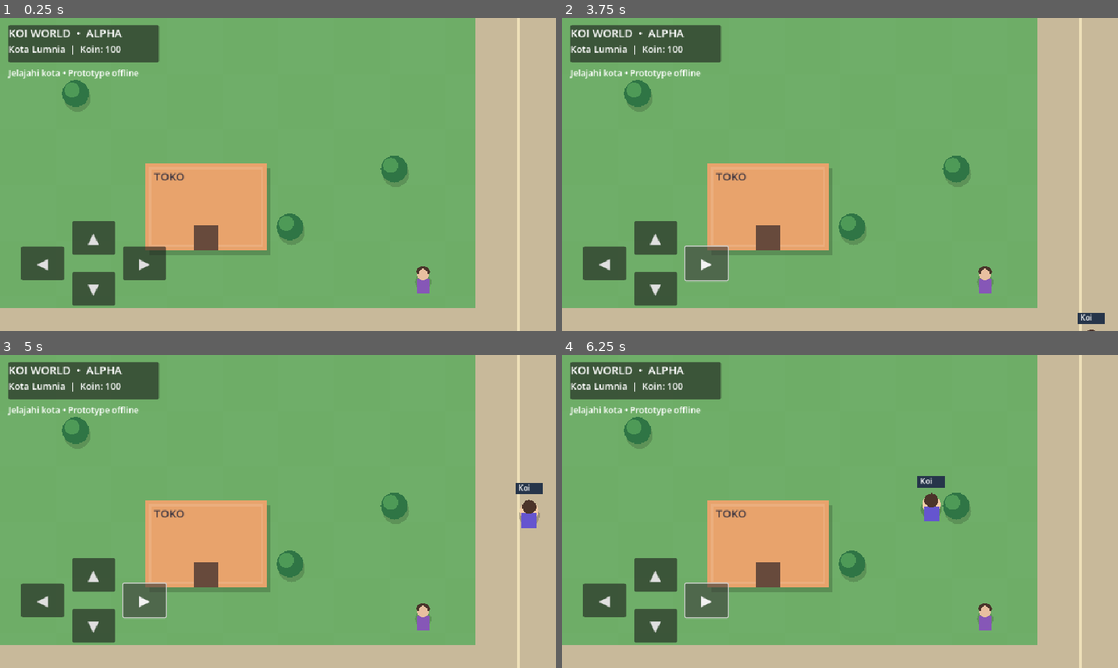
Above: before the commit, frames 1-4 (two rows, left to right).
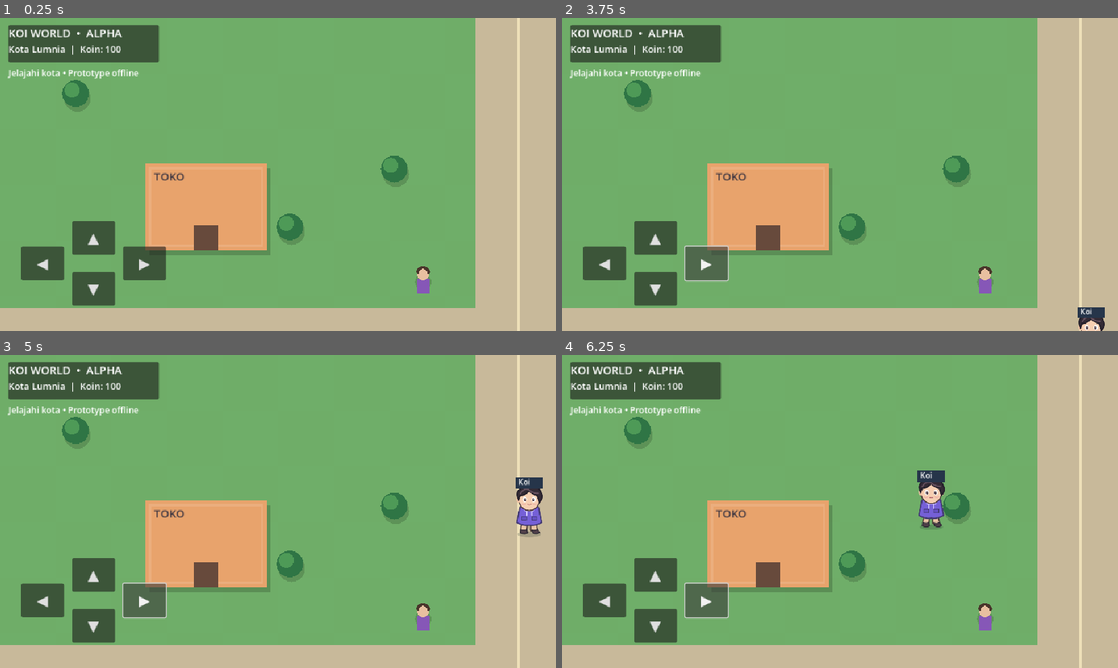
Above: after the commit, the same moments.

Repository: koi-v2/Worldwar
Game: Godot game, scene res://scenes/main.tscn
Two runs of this game, one before a commit and one after it. Both use one fixed random seed, a clock stepped at 60 frames per second and the inputs below.
Inputs:
- Up to frame 1 (0.25 s): no input
- Up to frame 2 (3.75 s): click "▲" at 0.5 s; click "▼" at 1.25 s; click "◀" at 2 s; click "▶" at 2.75 s; tap Enter at 3.5 s; hold Up from 3.53 s (still down)
- Up to frame 3 (5 s): keep holding Up
- Up to frame 4 (6.25 s): release Up at 5.03 s; hold Left from 5.03 s (still down)

The runs differ from the first frame. In frame 2, 0.3% of the frame differs, in the area x 92-98%, y 92-100%; in frame 3, 0.6%; in frame 4, 0.6%, in the area x 63-69%, y 36-56%.

Commit message:
Add illustrated Koi player character

Diff:
--- /dev/null
+++ b/aoi_native/assets/koi_character.svg
@@ -0,0 +1,11 @@
+<svg xmlns="http://www.w3.org/2000/svg" width="128" height="160" viewBox="0 0 128 160">
+<ellipse cx="64" cy="145" rx="34" ry="8" fill="#24362c" opacity=".22"/>
+<!-- legs and shoes --><path d="M43 112 L59 113 L57 137 L46 140 L39 132Z" fill="#e8c4a4" stroke="#47352f" stroke-width="3"/><path d="M68 112 L84 112 L88 133 L79 140 L68 134Z" fill="#e8c4a4" stroke="#47352f" stroke-width="3"/>
+<path d="M39 132 Q49 135 57 132 L59 141 Q51 147 38 141Z" fill="#51404a" stroke="#302b36" stroke-width="3"/><path d="M72 133 Q81 136 88 131 L94 140 Q85 147 74 141Z" fill="#51404a" stroke="#302b36" stroke-width="3"/>
+<!-- body hoodie --><path d="M37 67 Q64 54 91 67 L100 111 Q82 122 64 119 Q46 122 28 111Z" fill="#7560d7" stroke="#443b73" stroke-width="4"/><path d="M48 67 Q64 81 80 67 L78 80 L50 80Z" fill="#b6a6ff"/><path d="M57 76 L57 91 M71 76 L71 91" stroke="#d8d0ff" stroke-width="3" stroke-linecap="round"/><path d="M43 94 L56 94 L56 104 L43 104Z" fill="#6551c3" stroke="#443b73" stroke-width="2"/><path d="M72 94 L85 94 L85 104 L72 104Z" fill="#6551c3" stroke="#443b73" stroke-width="2"/>
+<!-- neck --><rect x="54" y="53" width="20" height="19" rx="7" fill="#f3c7a8"/>
+<!-- head --><ellipse cx="64" cy="42" rx="31" ry="35" fill="#f6cfb2" stroke="#4b3537" stroke-width="3"/>
+<!-- ears --><ellipse cx="33" cy="44" rx="6" ry="10" fill="#f2c4a5"/><ellipse cx="95" cy="44" rx="6" ry="10" fill="#f2c4a5"/>
+<!-- hair --><path d="M33 45 Q22 22 42 12 Q54 -2 70 9 Q92 5 99 27 Q107 38 94 53 L87 34 Q73 29 63 20 Q51 34 37 34Z" fill="#342b35" stroke="#241f2a" stroke-width="4"/><path d="M38 28 Q52 8 65 19 Q76 28 91 27" fill="none" stroke="#65505e" stroke-width="4" stroke-linecap="round"/>
+<!-- eyes --><ellipse cx="51" cy="45" rx="6" ry="8" fill="#fff"/><ellipse cx="77" cy="45" rx="6" ry="8" fill="#fff"/><ellipse cx="52" cy="46" rx="3.5" ry="5" fill="#4b3843"/><ellipse cx="76" cy="46" rx="3.5" ry="5" fill="#4b3843"/><circle cx="53" cy="44" r="1.5" fill="#fff"/><circle cx="77" cy="44" r="1.5" fill="#fff"/><path d="M59 59 Q64 62 69 59" fill="none" stroke="#b66d70" stroke-width="2" stroke-linecap="round"/><path d="M43 58 Q49 61 54 58 M74 58 Q79 61 85 58" stroke="#e8a0a0" stroke-width="3" opacity=".6" stroke-linecap="round"/>
+</svg>
--- a/aoi_native/scripts/main.gd
+++ b/aoi_native/scripts/main.gd
@@ -2,13 +2,18 @@
 
 const WORLD_SIZE := Vector2(1800, 1200)
 const PLAYER_SPEED := 230.0
+const KOI_TEXTURE_PATH := "res://assets/koi_character.svg"
 
 var player_position := Vector2(900, 600)
 var held_directions: Dictionary = {}
 var status_label: Label
-var move_buttons: Dictionary = {}
+var koi_texture: Texture2D
+var walk_time := 0.0
+var facing := "down"
 
 func _ready() -> void:
+	if ResourceLoader.exists(KOI_TEXTURE_PATH):
+		koi_texture = load(KOI_TEXTURE_PATH) as Texture2D
 	_build_hud()
 	queue_redraw()
 
@@ -24,46 +29,55 @@
 		direction.y += 1.0
 	if direction != Vector2.ZERO:
 		player_position += direction.normalized() * PLAYER_SPEED * delta
+		walk_time += delta
+		if absf(direction.x) > absf(direction.y):
+			facing = "right" if direction.x > 0 else "left"
+		else:
+			facing = "down" if direction.y > 0 else "up"
 	player_position.x = clampf(player_position.x, 30.0, WORLD_SIZE.x - 30.0)
 	player_position.y = clampf(player_position.y, 70.0, WORLD_SIZE.y - 30.0)
 	queue_redraw()
 
 func _draw() -> void:
-	# Grass base and simple walkable town blocks.
 	draw_rect(Rect2(Vector2.ZERO, WORLD_SIZE), Color("#6fae69"))
 	for x in range(0, int(WORLD_SIZE.x), 96):
 		for y in range(0, int(WORLD_SIZE.y), 96):
 			if ((x / 96) + (y / 96)) % 2 == 0:
-				draw_rect(Rect2(x, y, 96, 96), Color(0.43, 0.67, 0.39, 0.28))
-	# Main roads.
+				draw_rect(Rect2(x, y, 96, 96), Color(0.43, 0.67, 0.39, 0.18))
 	draw_rect(Rect2(0, 500, WORLD_SIZE.x, 120), Color("#c8b99a"))
 	draw_rect(Rect2(820, 0, 150, WORLD_SIZE.y), Color("#c8b99a"))
 	draw_rect(Rect2(0, 548, WORLD_SIZE.x, 5), Color("#eee0b8"))
 	draw_rect(Rect2(892, 0, 5, WORLD_SIZE.y), Color("#eee0b8"))
-	# Buildings, parks and a pond.
 	_draw_building(Vector2(250, 250), Vector2(210, 150), Color("#e8a36c"), "TOKO")
 	_draw_building(Vector2(1190, 240), Vector2(240, 170), Color("#d98787"), "RUMAH")
 	_draw_building(Vector2(300, 760), Vector2(260, 180), Color("#7fa8dc"), "KAFE")
 	_draw_building(Vector2(1210, 780), Vector2(220, 160), Color("#d8bf73"), "TOKO BAJU")
 	draw_circle(Vector2(620, 870), 105, Color("#5eb9d4"))
 	draw_arc(Vector2(620, 870), 105, 0, TAU, 64, Color("#d3f4f6"), 5.0)
-	# Decorative trees.
 	for tree in [Vector2(130, 130), Vector2(500, 360), Vector2(680, 260), Vector2(1500, 180), Vector2(1510, 650), Vector2(1080, 980), Vector2(420, 1030), Vector2(1650, 1040)]:
 		draw_circle(tree + Vector2(3, 8), 23, Color(0, 0, 0, 0.16))
 		draw_circle(tree, 23, Color("#2f7545"))
 		draw_circle(tree + Vector2(-6, -6), 13, Color("#4e9a57"))
-	# Local NPCs.
 	_draw_npc(Vector2(730, 450), Color("#e8c0a0"), Color("#8657b7"))
 	_draw_npc(Vector2(1040, 670), Color("#f1d1b1"), Color("#e06c75"))
 	_draw_npc(Vector2(580, 690), Color("#bd8a67"), Color("#4f7fc2"))
-	# Player and nameplate.
-	draw_circle(player_position + Vector2(0, 8), 18, Color(0, 0, 0, 0.2))
-	draw_circle(player_position, 16, Color("#f5cda7"))
-	draw_circle(player_position + Vector2(0, -4), 11, Color("#f5cda7"))
-	draw_rect(Rect2(player_position + Vector2(-13, 4), Vector2(26, 25)), Color("#6555cf"))
-	draw_circle(player_position + Vector2(0, -7), 12, Color("#4c342a"))
-	draw_rect(Rect2(player_position + Vector2(-24, -48), Vector2(48, 19)), Color("#26354a"))
-	draw_string(ThemeDB.fallback_font, player_position + Vector2(-19, -35), "Koi", HORIZONTAL_ALIGNMENT_LEFT, -1, 13, Color.WHITE)
+	_draw_player()
+
+func _draw_player() -> void:
+	if koi_texture != null:
+		var size := Vector2(76, 96)
+		var bob := sin(walk_time * 12.0) * 2.0 if _is_moving() else 0.0
+		draw_texture_rect(koi_texture, Rect2(player_position - Vector2(size.x / 2.0, size.y / 2.0) + Vector2(0, bob), size), false)
+	else:
+		draw_circle(player_position + Vector2(0, 8), 18, Color(0, 0, 0, 0.2))
+		draw_circle(player_position, 16, Color("#f5cda7"))
+		draw_rect(Rect2(player_position + Vector2(-13, 4), Vector2(26, 25)), Color("#6555cf"))
+		draw_circle(player_position + Vector2(0, -7), 12, Color("#4c342a"))
+	draw_rect(Rect2(player_position + Vector2(-24, -58), Vector2(48, 19)), Color("#26354a"))
+	draw_string(ThemeDB.fallback_font, player_position + Vector2(-19, -45), "Koi", HORIZONTAL_ALIGNMENT_LEFT, -1, 13, Color.WHITE)
+
+func _is_moving() -> bool:
+	return held_directions.size() > 0 or Input.is_key_pressed(KEY_LEFT) or Input.is_key_pressed(KEY_RIGHT) or Input.is_key_pressed(KEY_UP) or Input.is_key_pressed(KEY_DOWN) or Input.is_key_pressed(KEY_A) or Input.is_key_pressed(KEY_D) or Input.is_key_pressed(KEY_W) or Input.is_key_pressed(KEY_S)
 
 func _draw_building(pos: Vector2, size: Vector2, color: Color, title: String) -> void:
 	draw_rect(Rect2(pos + Vector2(7, 9), size), Color(0, 0, 0, 0.18))
@@ -104,11 +118,6 @@
 	_create_direction_button(canvas, "▼", "down", Vector2(100, 88))
 	_create_direction_button(canvas, "◀", "left", Vector2(12, 44))
 	_create_direction_button(canvas, "▶", "right", Vector2(188, 44))
-	var base := Control.new()
-	base.position = Vector2(24, 360)
-	base.size = Vector2(220, 140)
-	base.mouse_filter = Control.MOUSE_FILTER_IGNORE
-	canvas.add_child(base)
 
 func _create_direction_button(canvas: CanvasLayer, caption: String, direction: String, offset: Vector2) -> void:
 	var button := Button.new()
